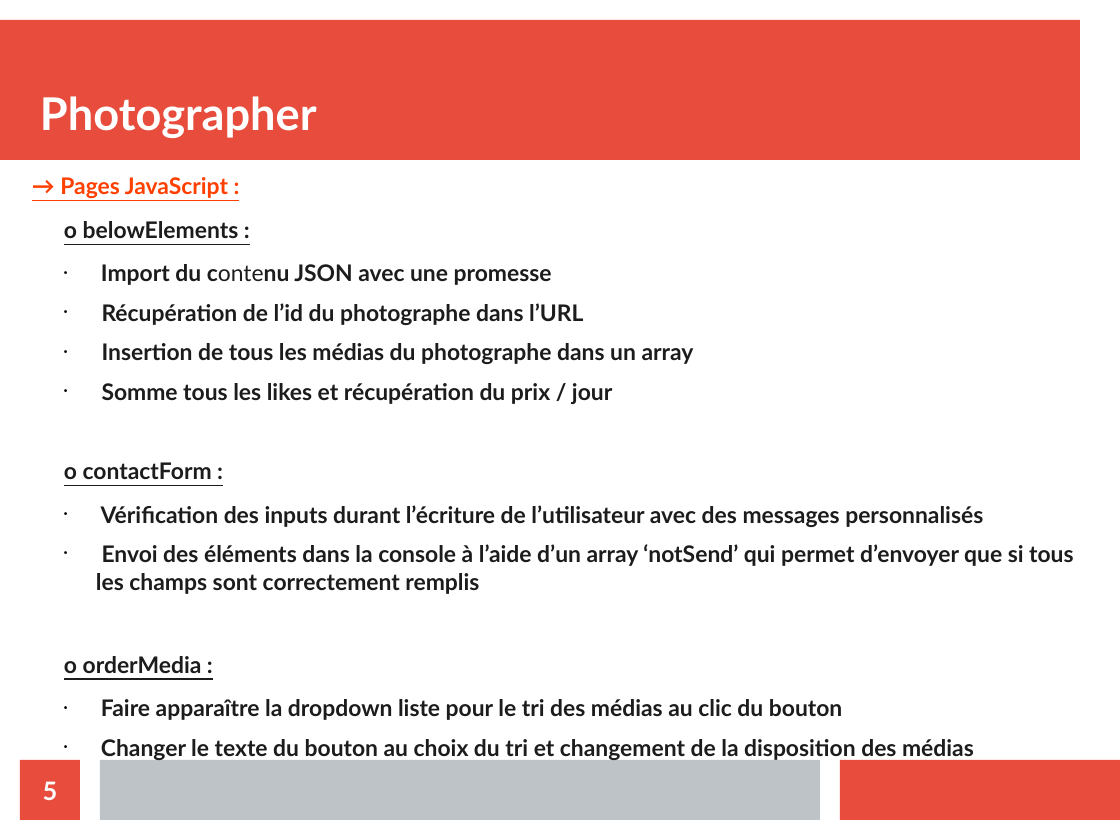
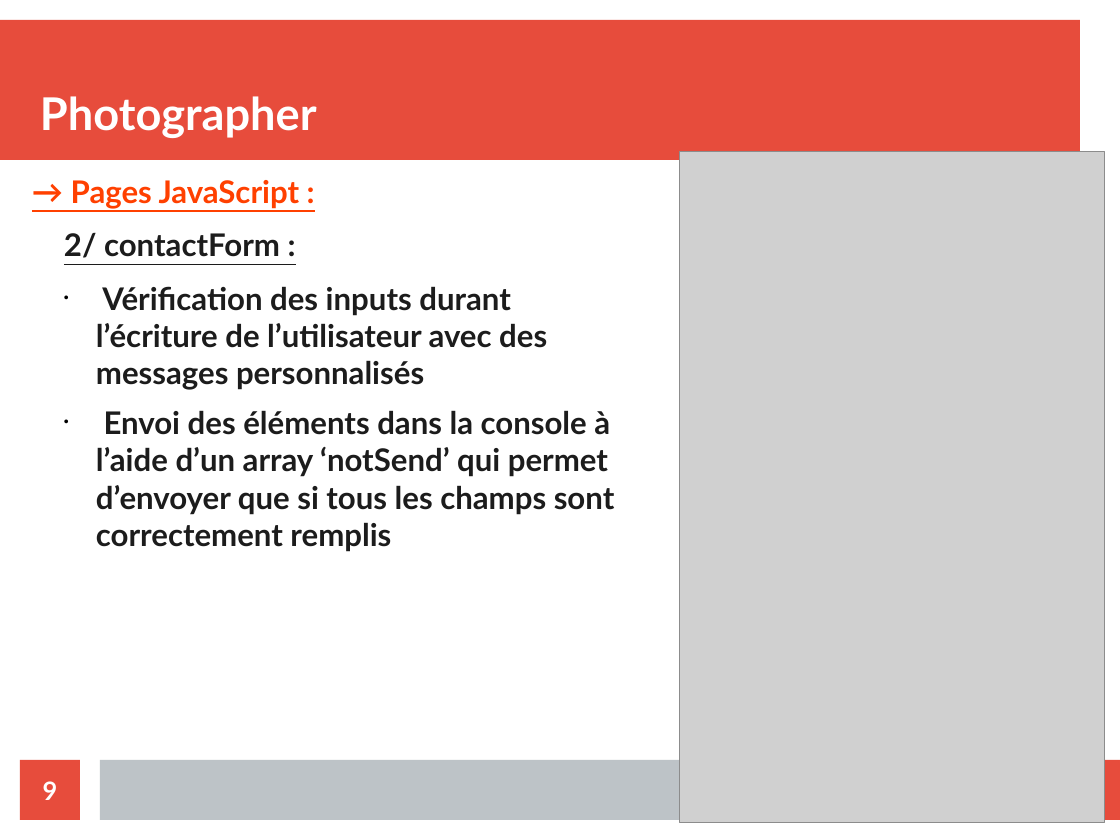
Before and after one commit to xgascon/P6_Fisheye, a slide deck: slide 9 of Présentation P6_XavierGascon.odp (slide 5 before the commit). Drawn at 1120x840 pixels with LibreOffice and Linux fonts; fonts in the diff are those of the drawing; grey boxes stand for pictures. Boxes give left, top, right and bottom in pixels: in the first picture for what was removed or moved away, otherwise in the second. Text is boxed around its words. In the diff, an @@ line names an element or a change of style, - is before the commit and + after.

```diff
--- a/Présentation P6_XavierGascon.odp
+++ b/Présentation P6_XavierGascon.odp
@@ picture added at <box>680,152,1105,823</box> @@
@@ text at <box>71,180,615,552</box>: size 16.2 to 22.1 pt @@
@@ text at <box>64,232,280,258</box>: text changed; size 16.2 to 22.1 pt @@
-  o belowElements :
-    • Import du contenu JSON avec une promesse
-    • Récupération de l’id du photographe dans l’URL
-    • Insertion de tous les médias du photographe dans un array
-    • Somme tous les likes et récupération du prix / jour
-  o contactForm :
+  2/ contactForm :
@@ text at <box>64,656,974,761</box>: paragraphs removed @@
-  o orderMedia :
-    • Faire apparaître la dropdown liste pour le tri des médias au clic du bouton
-    • Changer le texte du bouton au choix du tri et changement de la disposition des médias
@@ page number at <box>43,781,58,800</box>: text changed @@
-5
+9
```
Also in this commit, not shown: 4 other slides changed, 6 slides added, 3 slides removed, 6 other files.
